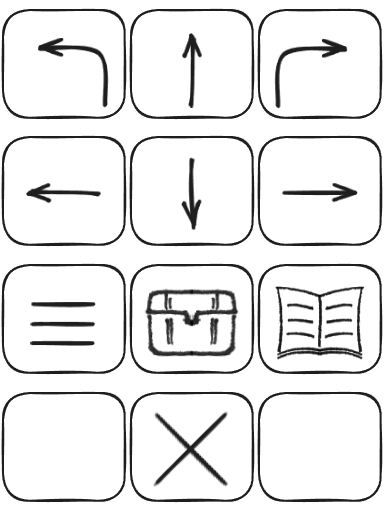
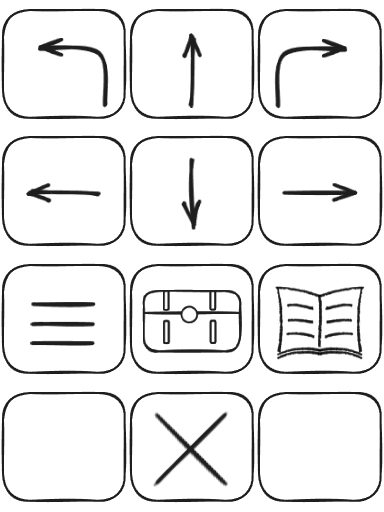
Layered file, before and after one edit (384px x 512px). Changes by layer:
added layer "chest.png Zusammengeführt" above "Gruppe 2" over <box>142,288,242,357</box>
hid "Kopie von Background Zusammengeführt" over <box>142,288,242,357</box>
hid "Background Zusammengeführt" (2nd of 2, in "Gruppe 2") over <box>142,288,242,357</box>
